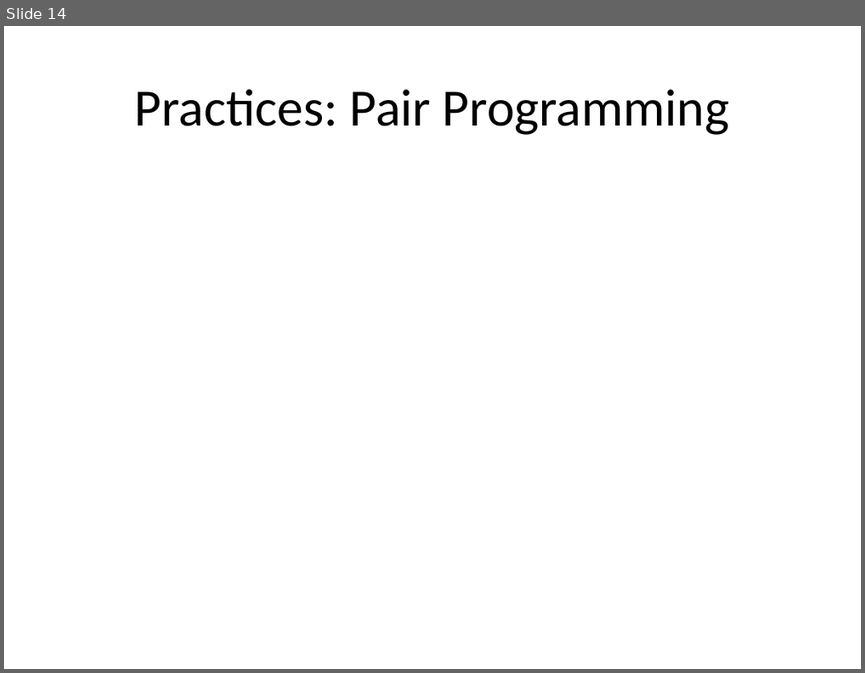
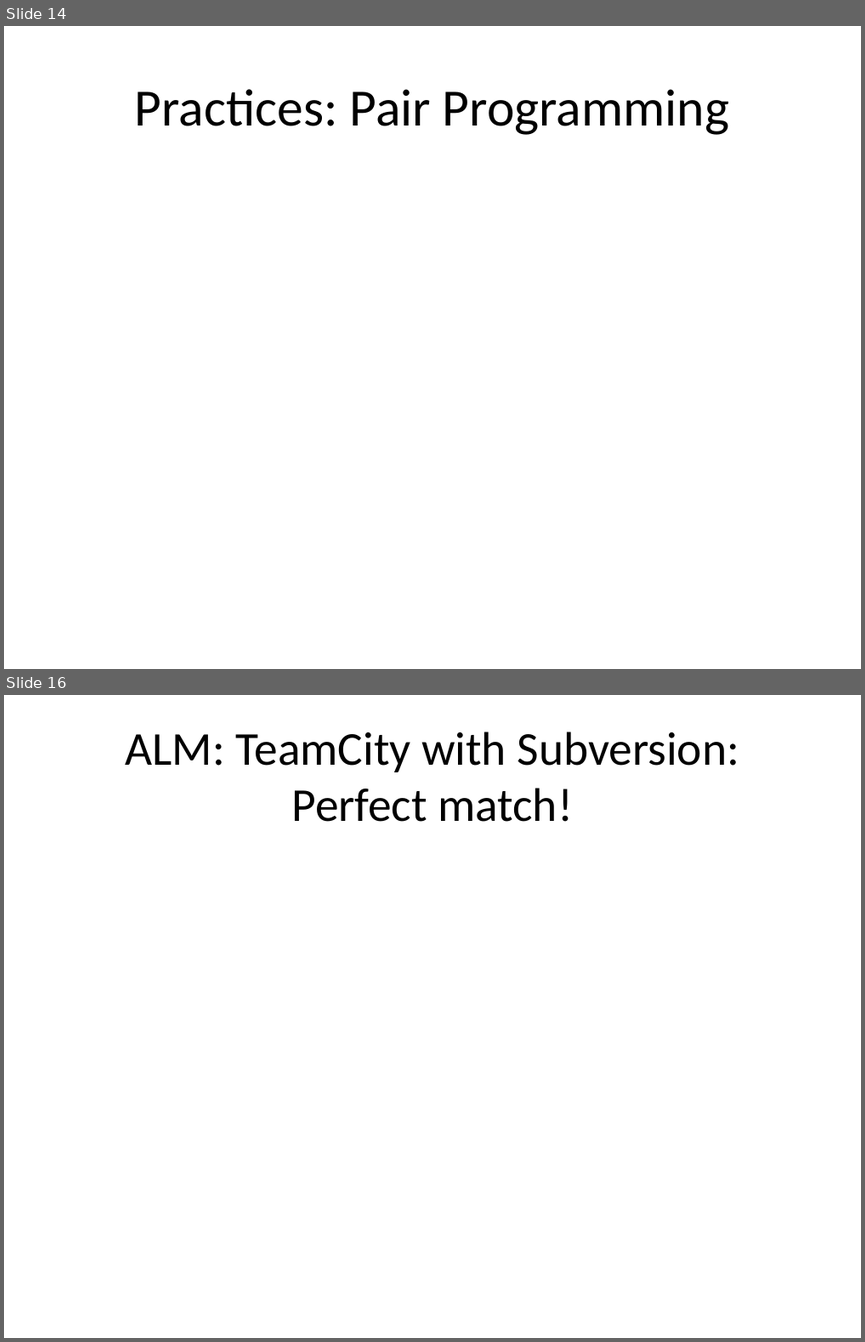
Before and after one commit to michelgrootjans/dkvlessonslearned, a slide deck: slides/Technical Session/Lessons learned.pptx. Shown one above the other, each under a label of ours: slide 14 before the commit, slides 14 and 16 after it; the slides between them are not shown. The pictures are 865x673 and 865x1342 pixels, drawn with LibreOffice and Linux fonts; fonts in the diff are those of the drawing; background and template pictures are left out. Boxes give left, top, right and bottom in pixels: in the first picture for what was removed or moved away, otherwise in the second. Text is boxed around its words. In the diff, an @@ line names an element or a change of style, - is before the commit and + after.

```diff
--- a/slides/Technical Session/Lessons learned.pptx
+++ b/slides/Technical Session/Lessons learned.pptx
@@ slide 16 added at (x1=4, y1=695, x2=861, y2=1338), background #FFFFFF @@
@@ title added at (x1=125, y1=732, x2=739, y2=822), 39.6 pt, text #000000 @@
+ALM: TeamCity with Subversion: Perfect match!
```
Also in this commit, not shown: 3 slides changed, 2 other slides added, 1 slide removed, 1 other file.
